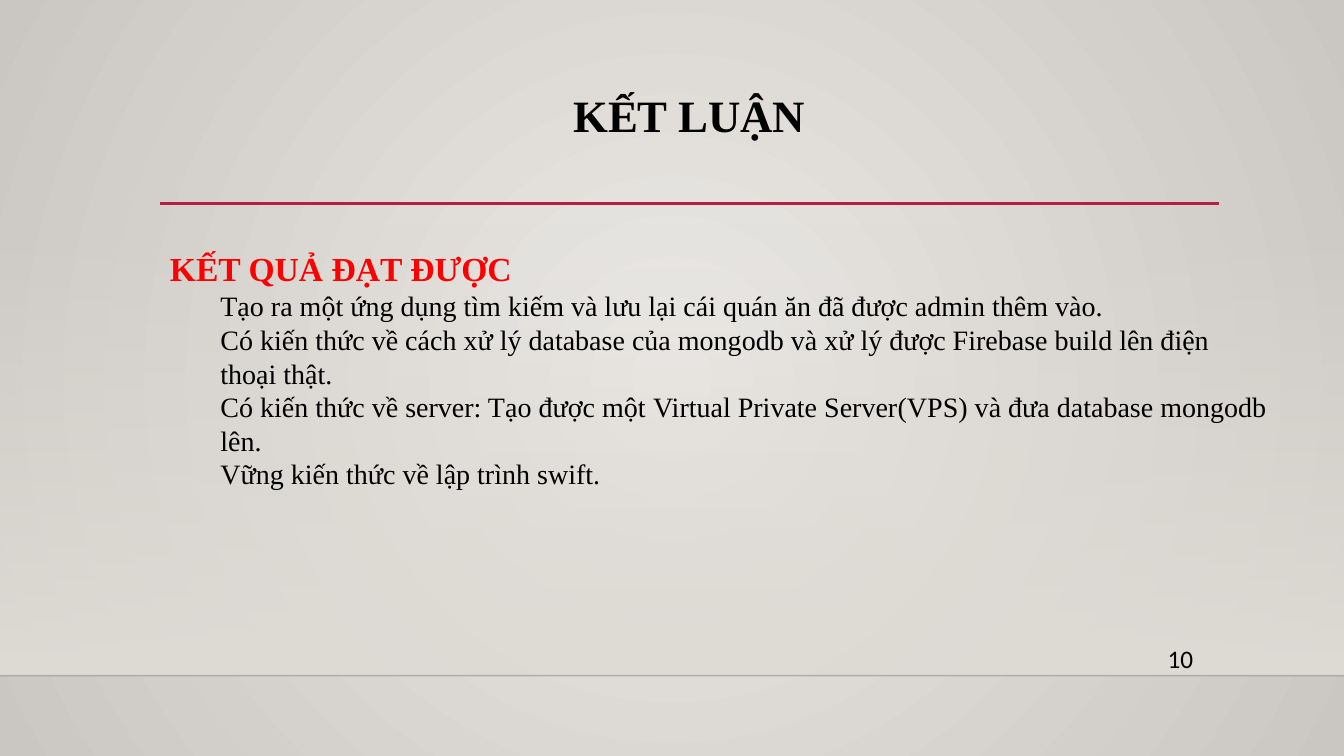
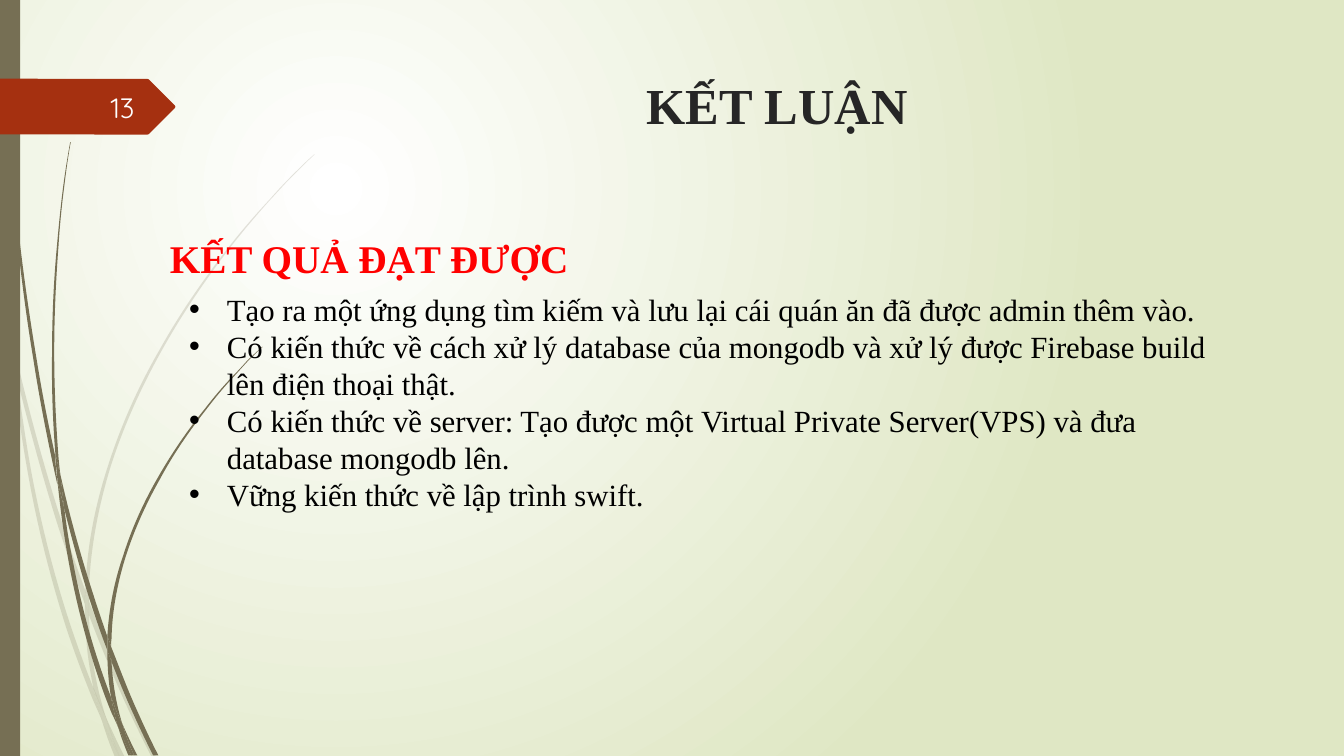
Before and after one commit to thecuong/timquanan, a slide deck: slide 13 of SlideThuyetTrinh.pptx (slide 11 before the commit). Drawn at 1344x756 pixels with LibreOffice and Linux fonts; fonts in the diff are those of the drawing; background and template pictures are left out. Boxes give left, top, right and bottom in pixels: in the first picture for what was removed or moved away, otherwise in the second. Text is boxed around its words. In the diff, an @@ line names an element or a change of style, - is before the commit and + after.

```diff
--- a/SlideThuyetTrinh.pptx
+++ b/SlideThuyetTrinh.pptx
@@ background gradient #ECEAE7 to #CAC7C1 to gradient #FFFFFF to #DFE8C4 @@
@@ rectangle added at [0,0,20,756], fill #766F54 @@
@@ freeform shape added at [0,79,175,134], fill #A53010 @@
@@ title "KẾT LUẬN": place and size @@
-title "KẾT LUẬN" at [573,98,805,141]
+title "KẾT LUẬN" at [647,84,908,134]
@@ title "KẾT LUẬN" at [647,84,908,134]: size 32 to 36 pt, text colour #000000 to #262626; line spacing 0.9 to 1 @@
@@ page number added at [111,98,135,119], 20 pt, text #FEFFFF @@
+13
@@ line removed from (160, 204) to (1220, 204) @@
@@ rectangle removed at [0,223,1344,676] @@
@@ text "KẾT QUẢ ĐẠT ĐƯỢC": place and size @@
-text "KẾT QUẢ ĐẠT ĐƯỢC" at [170,255,511,288]
+text "KẾT QUẢ ĐẠT ĐƯỢC" at [170,242,568,280]
@@ text "KẾT QUẢ ĐẠT ĐƯỢC" at [170,242,568,280]: size 24 to 28 pt @@
@@ text "Tạo ra một ứng dụng ...": place and size @@
-text "Tạo ra một ứng dụng ..." at [220,295,1266,490]
+text "Tạo ra một ứng dụng ..." at [227,298,1205,512]
@@ text "Tạo ra một ứng dụng ..." at [227,298,1205,512]: size 20 to 22 pt; bullet none to • @@
@@ text removed at [1168,651,1194,668] @@
-10
@@ line removed from (0, 676) to (1344, 676) @@
@@ group added at [0,154,315,756]: 10 freeform shapes @@
@@ group added at [3,0,262,756]: 12 freeform shapes @@
```
Also in this commit, not shown: 12 other slides changed, 3 slides added, 1 slide removed, 2 other files.
